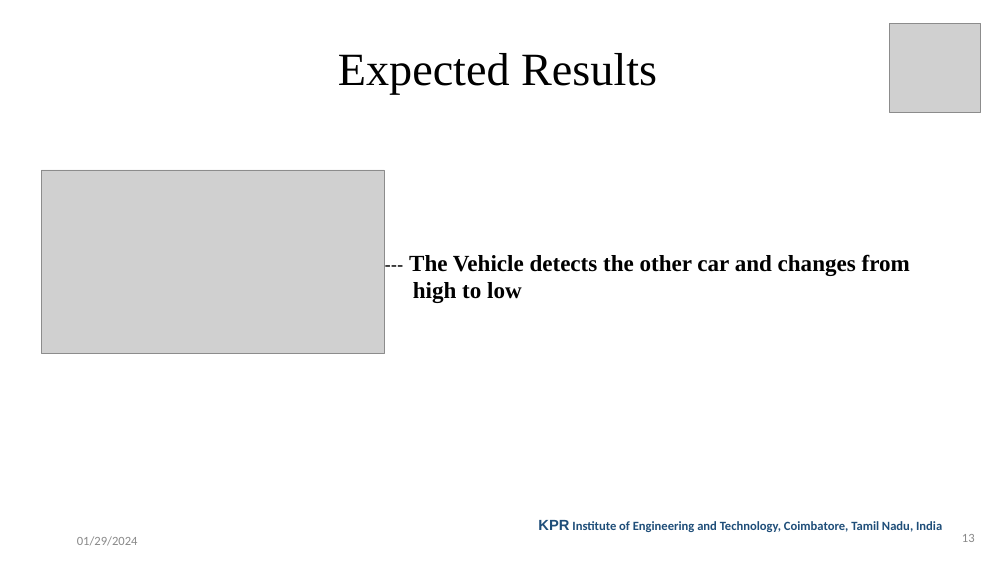
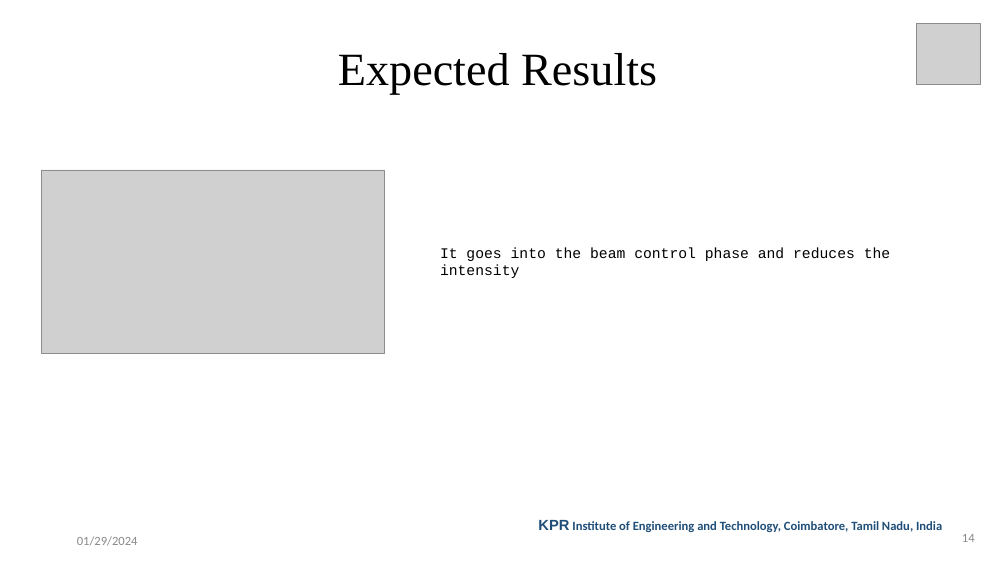
Before and after one commit to ARAVIND1702/ALAS_PPT, a slide deck: slide 14 of First Review-PPT_Template.pptx (slide 13 before the commit). Drawn at 1008x567 pixels with LibreOffice and Linux fonts; fonts in the diff are those of the drawing; grey boxes stand for pictures; background and template pictures are left out. Boxes give left, top, right and bottom in pixels: in the first picture for what was removed or moved away, otherwise in the second. Text is boxed around its words. In the diff, an @@ line names an element or a change of style, - is before the commit and + after.

```diff
--- a/First Review-PPT_Template.pptx
+++ b/First Review-PPT_Template.pptx
@@ picture: place and size @@
-picture at (890, 23, 982, 112)
+picture at (917, 23, 982, 85)
@@ text removed at (409, 254, 910, 303) @@
---- The Vehicle detects the other car and changes from
-high to low
-Beam automatically
@@ text added at (440, 247, 890, 278), 14 pt, text #000000 @@
+It goes into the beam control phase and reduces the intensity
@@ page number at (962, 534, 975, 542): text changed @@
-13
+14
```
Also in this commit, not shown: 12 other slides changed, 1 slide added.
